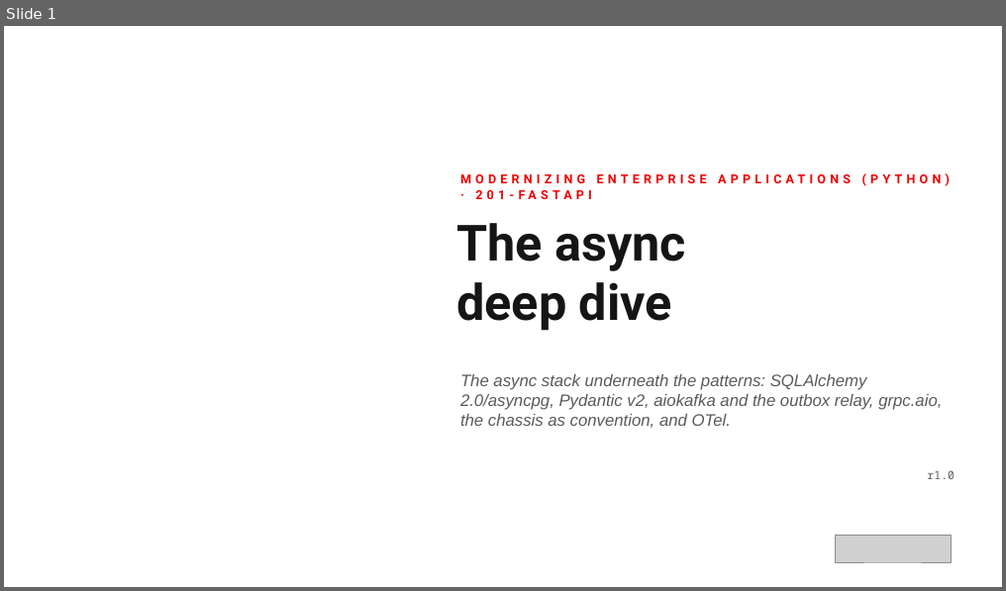
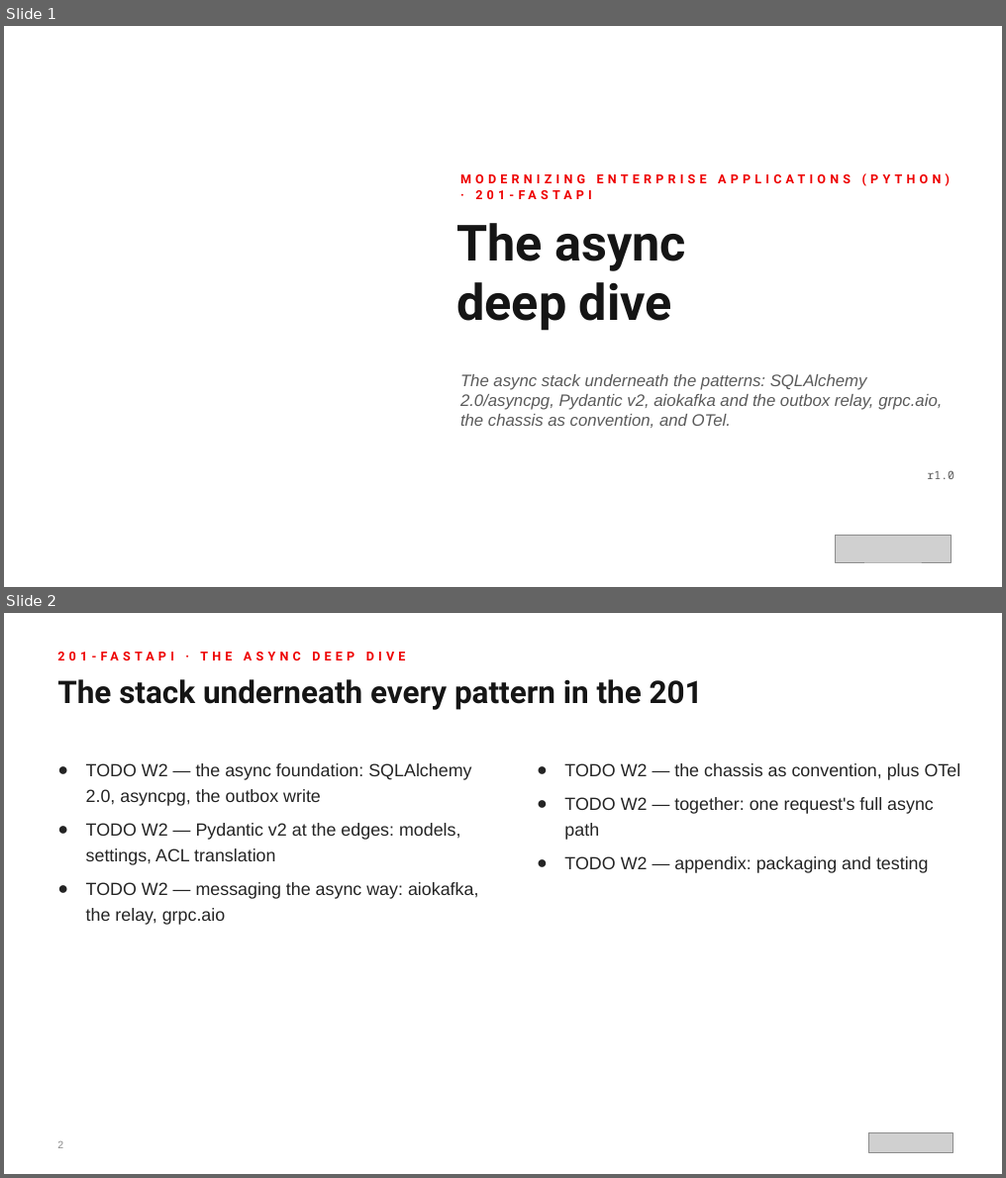
Before and after one commit to patterncatalyst/modernizing-enterprise-applications-python, a slide deck: presentation/modernizing-201-fastapi/Modernizing-201-FastAPI-r1.0.pptx. Shown one above the other, each under a label of ours: slide 1 before the commit, slides 1 and 2 after it. The pictures are 1006x591 and 1006x1178 pixels, drawn with LibreOffice and Linux fonts; fonts in the diff are those of the drawing; grey boxes stand for pictures; background and template pictures are left out. Boxes give left, top, right and bottom in pixels: in the first picture for what was removed or moved away, otherwise in the second. Text is boxed around its words. In the diff, an @@ line names an element or a change of style, - is before the commit and + after.

```diff
--- a/presentation/modernizing-201-fastapi/Modernizing-201-FastAPI-r1.0.pptx
+++ b/presentation/modernizing-201-fastapi/Modernizing-201-FastAPI-r1.0.pptx
@@ slide 2 added at <box>4,613,1002,1174</box>, background #FFFFFF @@
@@ text added at <box>57,679,642,710</box>, 30 pt, text #151515, bold @@
+The stack underneath every pattern in the 201
@@ text added at <box>196,680,703,780</box>, 12 pt, text #EE0000, bold @@
+201-FASTAPI · THE ASYNC DEEP DIVE
@@ text added at <box>86,763,478,925</box>, 17 pt, text #242424 @@
+● TODO W2 — the async foundation: SQLAlchemy 2.0, asyncpg, the outbox write
+● TODO W2 — Pydantic v2 at the edges: models, settings, ACL translation
+● TODO W2 — messaging the async way: aiokafka, the relay, grpc.aio
@@ text added at <box>564,763,961,873</box>, 17 pt, text #242424 @@
+● TODO W2 — the chassis as convention, plus OTel
+● TODO W2 — together: one request's full async path
+● TODO W2 — appendix: packaging and testing
@@ text added at <box>57,1142,63,1149</box>, 10 pt, text #8A8A8A @@
+2
@@ picture added at <box>868,1134,953,1154</box> @@
```
Also in this commit, not shown: 1 slide changed, 38 other slides added, 5 other files.
